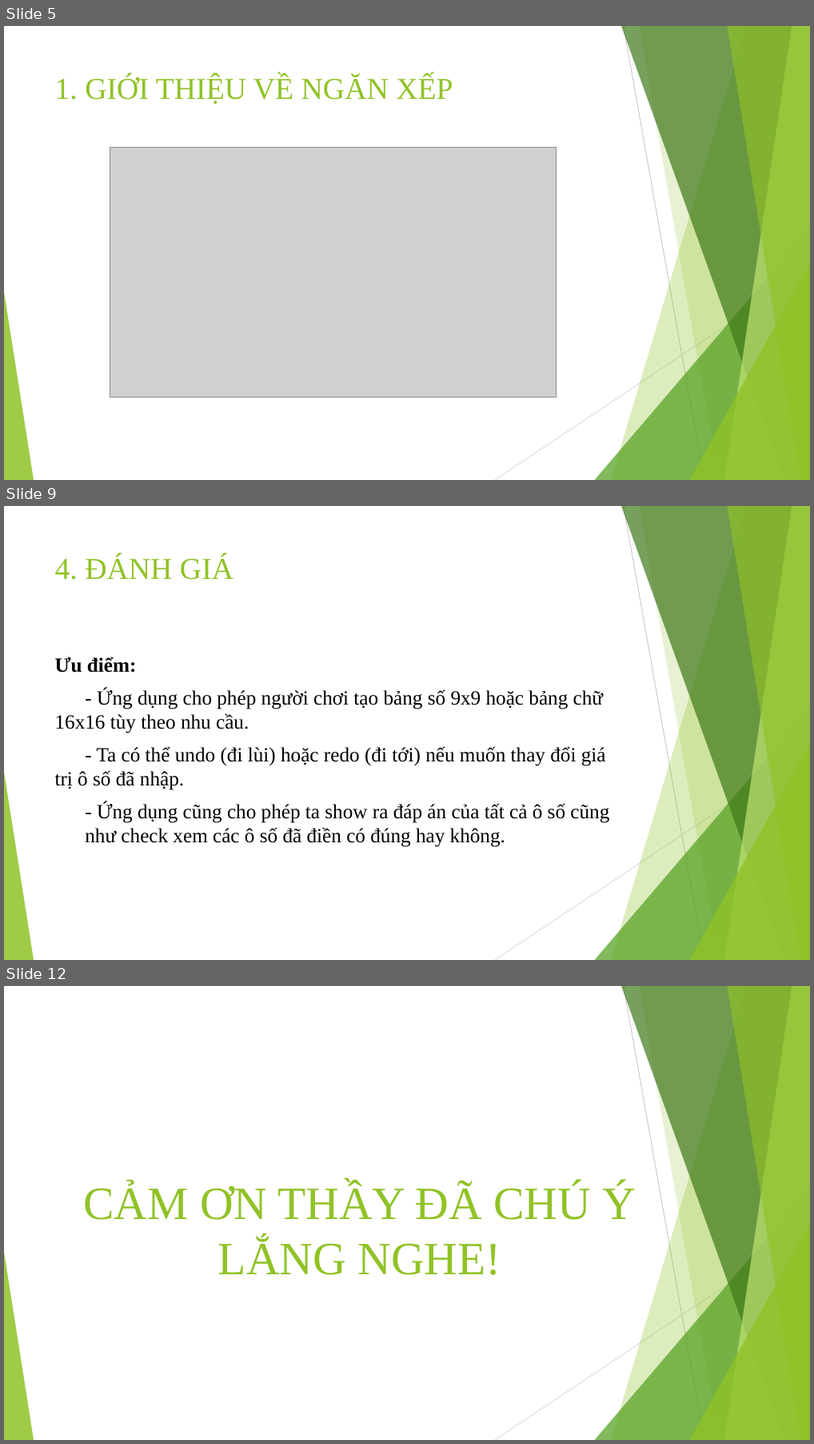
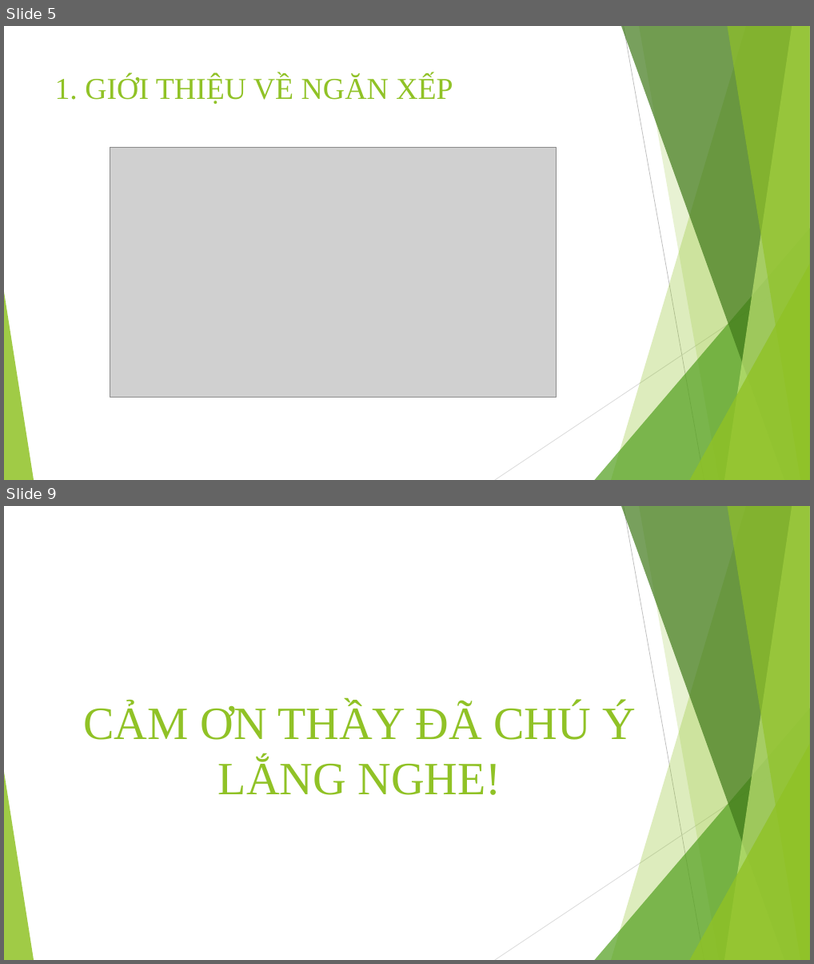
Before and after one commit to trungpham2701/CTDL-GT-Sudoku, a slide deck: BaoCaoCTDL.pptx. Shown one above the other, each under a label of ours: slides 5, 9 and 12 before the commit, slides 5 and 9 after it; the slides between them are not shown. The pictures are 814x1444 and 814x964 pixels, drawn with LibreOffice and Linux fonts; fonts in the diff are those of the drawing; grey boxes stand for pictures. Boxes give left, top, right and bottom in pixels: in the first picture for what was removed or moved away, otherwise in the second. Text is boxed around its words. In the diff, an @@ line names an element or a change of style, - is before the commit and + after.

```diff
--- a/BaoCaoCTDL.pptx
+++ b/BaoCaoCTDL.pptx
@@ slide 9 removed at [4,506,810,960], background #FFFFFF; not listed: 10 template elements that a slide beside it also shows @@
@@ title removed at [55,556,234,580] @@
-4. ĐÁNH GIÁ
@@ text removed at [55,656,610,847] @@
-Ưu điểm:
-- Ứng dụng cho phép người chơi tạo bảng số 9x9 hoặc bảng chữ 16x16 tùy theo nhu cầu.
-- Ta có thể undo (đi lùi) hoặc redo (đi tới) nếu muốn thay đổi giá trị ô số đã nhập.
-- Ứng dụng cũng cho phép ta show ra đáp án của tất cả ô số cũng như check xem các ô số đã điền có đúng hay không.
@@ what was slide 12 is now slide 9 @@
```
Also in this commit, not shown: 4 slides changed, 1 slide added, 3 other slides removed.
